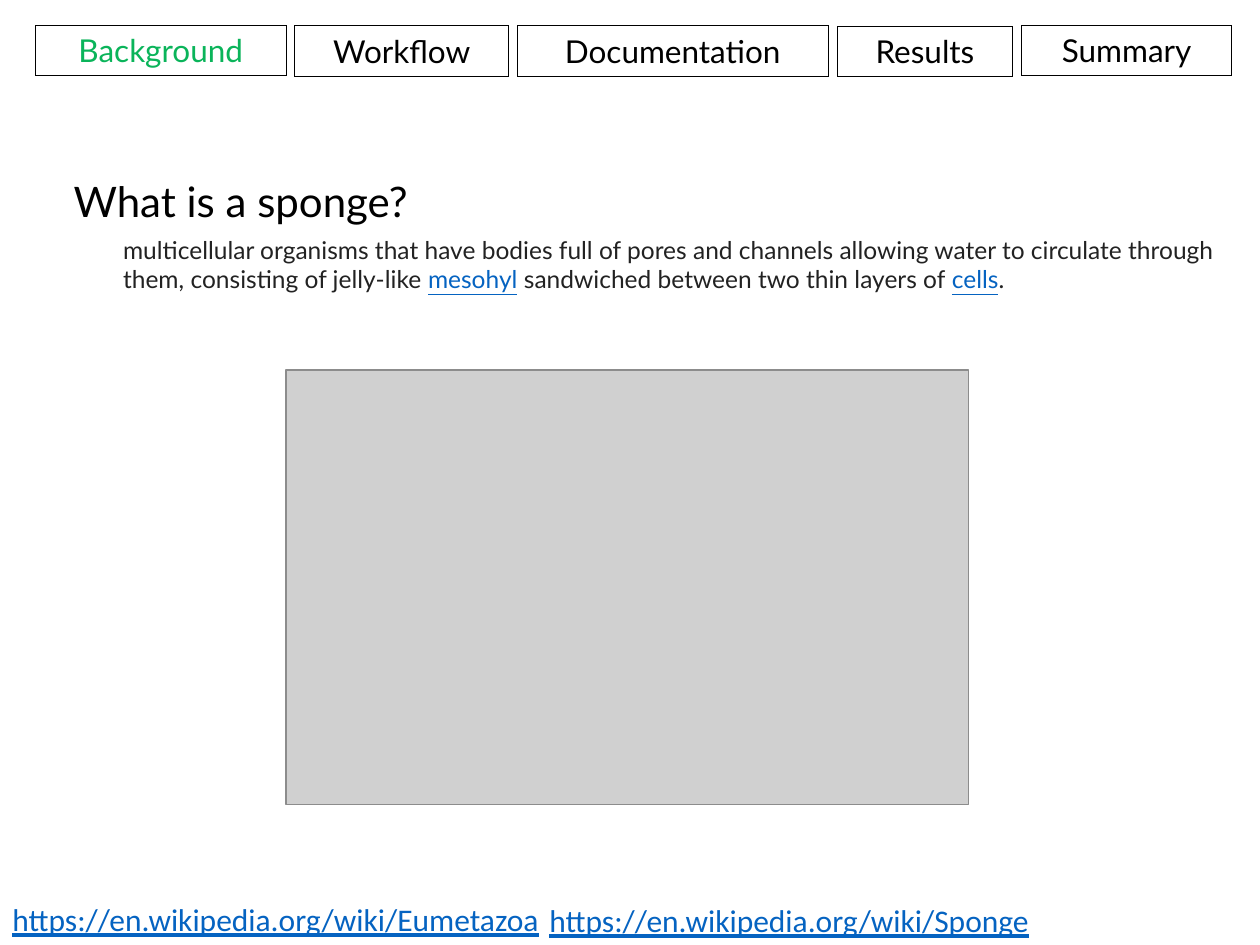
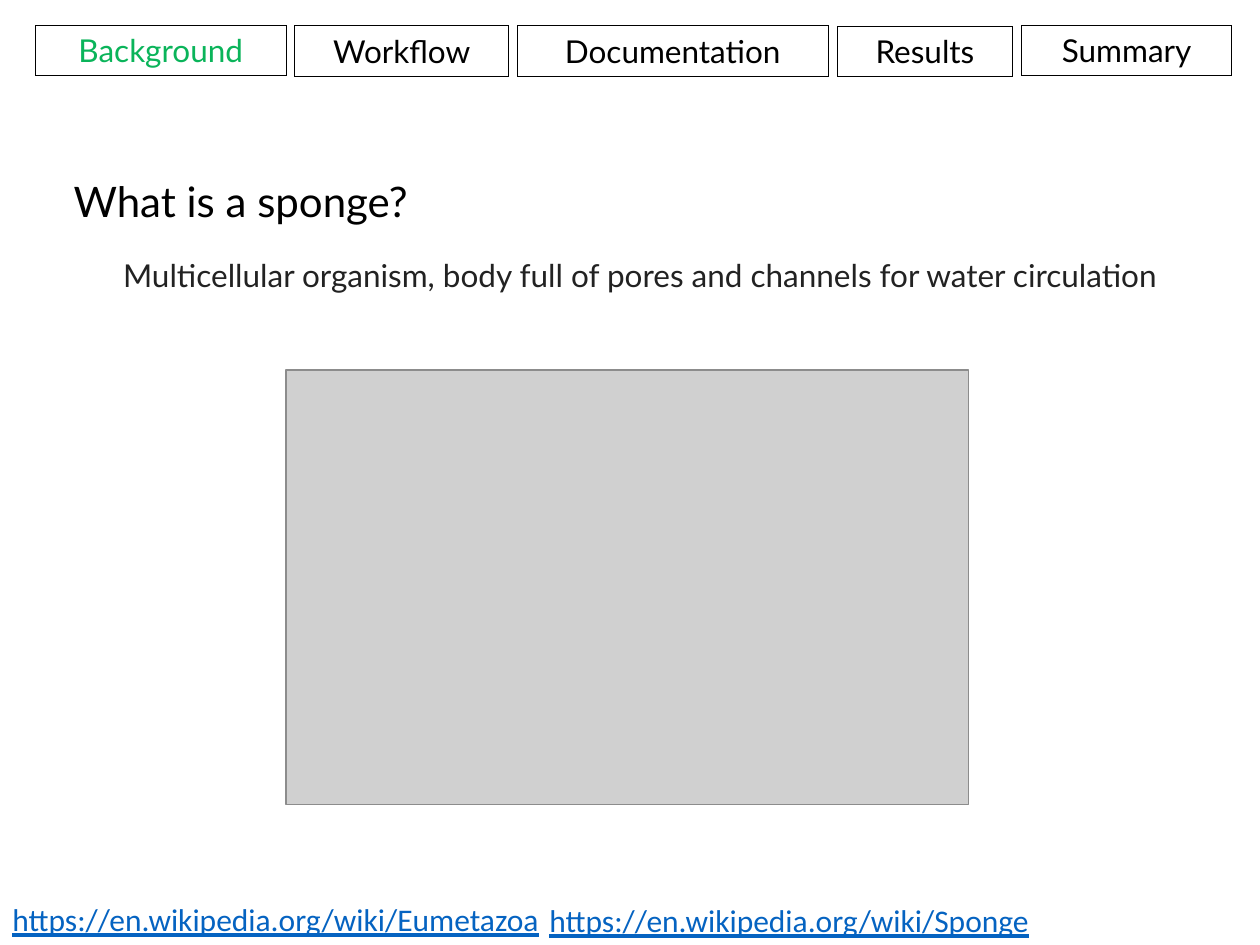
Before and after one commit to aweeger/BCB546X_FinalGroup, a slide deck: slide 5 of Presentation.pptx (slide 6 before the commit). Drawn at 1260x945 pixels with LibreOffice and Linux fonts; fonts in the diff are those of the drawing; grey boxes stand for pictures. Boxes give left, top, right and bottom in pixels: in the first picture for what was removed or moved away, otherwise in the second. Text is boxed around its words. In the diff, an @@ line names an element or a change of style, - is before the commit and + after.

```diff
--- a/Presentation.pptx
+++ b/Presentation.pptx
@@ text at [123, 263, 1157, 293]: text changed; size 14 to 18 pt @@
-multicellular organisms that have bodies full of pores and channels allowing water to circulate through them, consisting of jelly-like mesohyl sandwiched between two thin layers of cells.
+Multicellular organism, body full of pores and channels for water circulation
```
Also in this commit, not shown: 21 other slides changed, 1 slide added, 4 slides removed, 2 other files.
